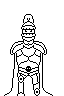
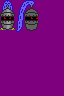
Layered file, before and after one edit (w=64, h=96). Changes by layer:
showed "New Layer#4", painted on it over (0, 0, 64, 96)
hid "Background copy", painted on it over (0, 0, 64, 96)
painted on "Background" over (8, 0, 47, 96)
